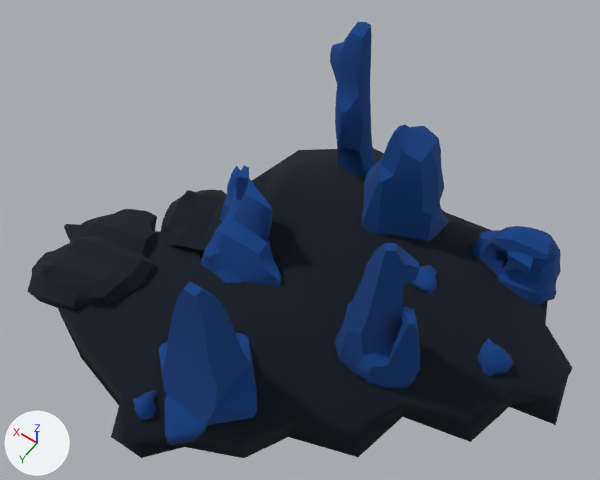
One commit to the glTF model assets/pile_blue.glb: the scene before it, then after it.
Rendered twice from a 50 mm camera at (-18.7, 25.7, 47.1) aimed at (-0.1, -0.2, 6.4). The axes (+X, +Y, +Z) are drawn at lower left. The lights are the same throughout. Where no turn or scale is listed for an object, it has been applied to the vertices.

Objects in the first picture: 'rock.001', 'rock.004', 'rock.006', 'rock.007', 'rock.008', 'rock.009', 'rock.011', 'rock.017', 'rock.026', 'rock.030', 'rock.032', 'rock.035'.
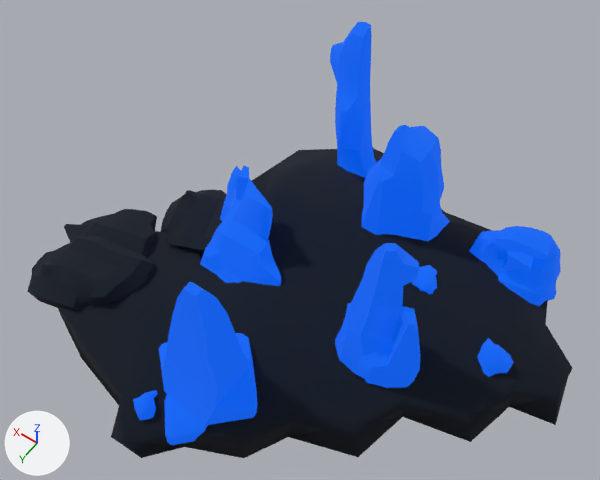
Commit message: rocks glow now + worker hold rocks

Where the change shows, as pixel boxes [x1, y1, x2, y2] in the pictures (600 x 480 px):
```json
{"object": "rock.004", "change": "recoloured, surface changed", "before": [159, 282, 258, 445], "after": [159, 282, 258, 445]}
{"object": "rock.009", "change": "recoloured, surface changed", "before": [335, 243, 421, 388], "after": [335, 243, 421, 388]}
{"object": "rock.008", "change": "recoloured, surface changed", "before": [361, 125, 449, 241], "after": [361, 125, 449, 241]}
{"object": "rock.026", "change": "recoloured, surface changed", "before": [200, 166, 281, 286], "after": [200, 166, 281, 286]}
{"object": "rock.011", "change": "recoloured, surface changed", "before": [330, 22, 377, 178], "after": [330, 22, 377, 178]}
{"object": "rock.017", "change": "recoloured, surface changed", "before": [470, 226, 561, 306], "after": [470, 226, 561, 306]}
{"object": "rock.030", "change": "recoloured, surface changed", "before": [477, 338, 513, 377], "after": [477, 338, 513, 377]}
{"object": "rock.032", "change": "recoloured, surface changed", "before": [133, 390, 158, 421], "after": [133, 390, 158, 421]}
{"object": "rock.035", "change": "recoloured, surface changed", "before": [412, 265, 437, 294], "after": [412, 265, 437, 294]}
```

Edits to the scene script, one JSON object a line:
```json
{"op": "add", "block": "mat_material_003", "code": "mat_material_003.emission_color = (0.0, 0.0845, 0.687)  # blue #0052d8"}
{"op": "add", "block": "mat_material_003", "code": "mat_material_003.emission_strength = 1.0"}
{"block": "me_icosphere_008", "where": "me_icosphere_008.from_pydata(...)  # 122 vertices, 240 faces; spans x -3.57..2.16, y -3.11..2.98, z -7.37..5.48"}
{"op": "remove", "block": "me_icosphere_008", "code": "me_icosphere_008.materials.append(mat_material_007)  # blue #003e83"}
{"op": "add", "block": "me_icosphere_008", "code": "me_icosphere_008.materials.append(mat_material_003)  # blue #003e83"}
```
